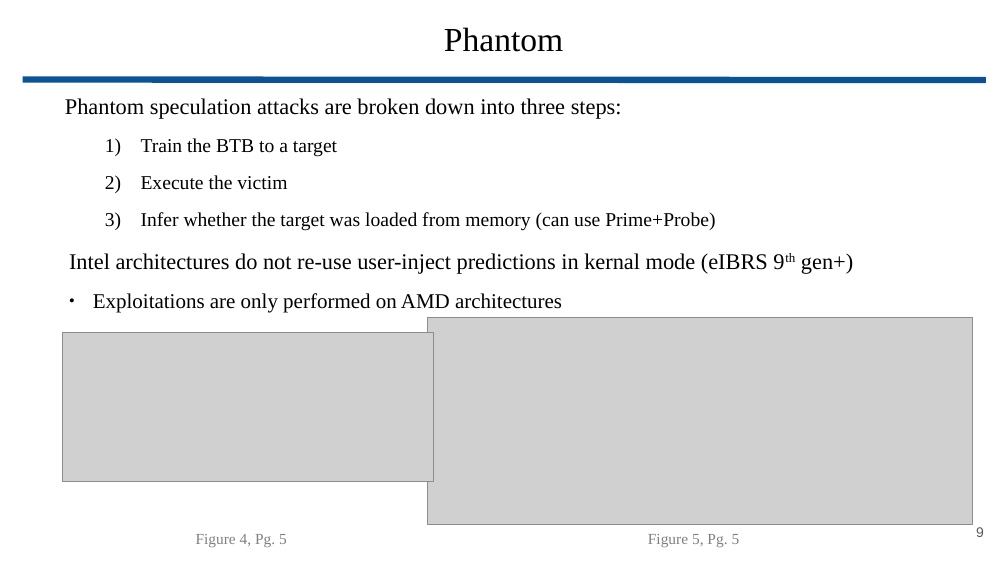
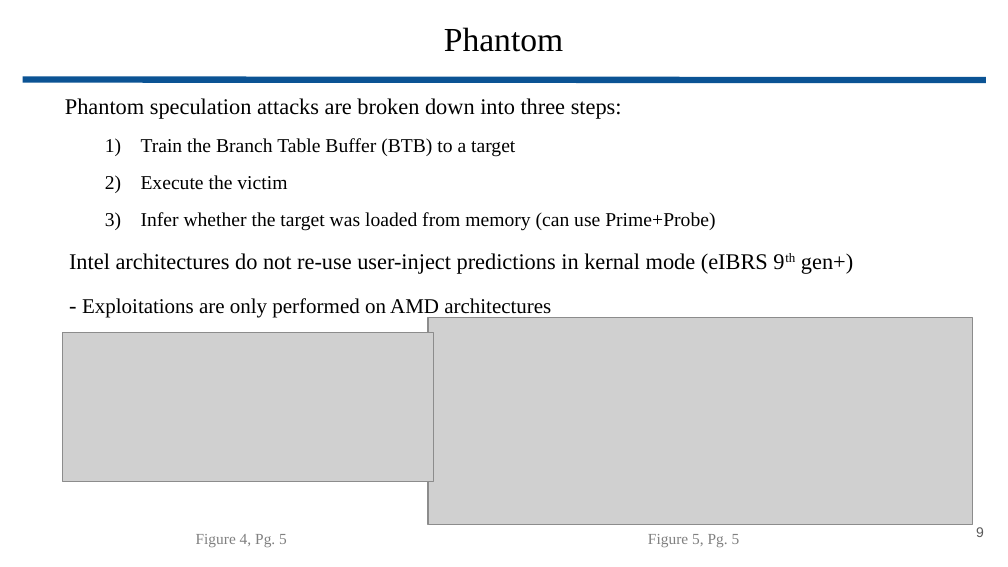
Before and after one commit to wbuz24/grad-research, a slide deck: slide 9 of presentations/Phantom.pptx. Drawn at 1008x567 pixels with LibreOffice and Linux fonts; fonts in the diff are those of the drawing; grey boxes stand for pictures. Boxes give left, top, right and bottom in pixels: in the first picture for what was removed or moved away, otherwise in the second. Text is boxed around its words. In the diff, an @@ line names an element or a change of style, - is before the commit and + after.

Commit message:
Phantom save

```diff
--- a/presentations/Phantom.pptx
+++ b/presentations/Phantom.pptx
@@ text at (141,138,515,157): text changed @@
-  1) Train the BTB to a target
+  1) Train the Branch Table Buffer (BTB) to a target
@@ text at (82,298,551,318): text changed @@
-  ● Exploitations are only performed on AMD architectures
+- Exploitations are only performed on AMD architectures
```
Also in this commit, not shown: 5 other slides changed.
